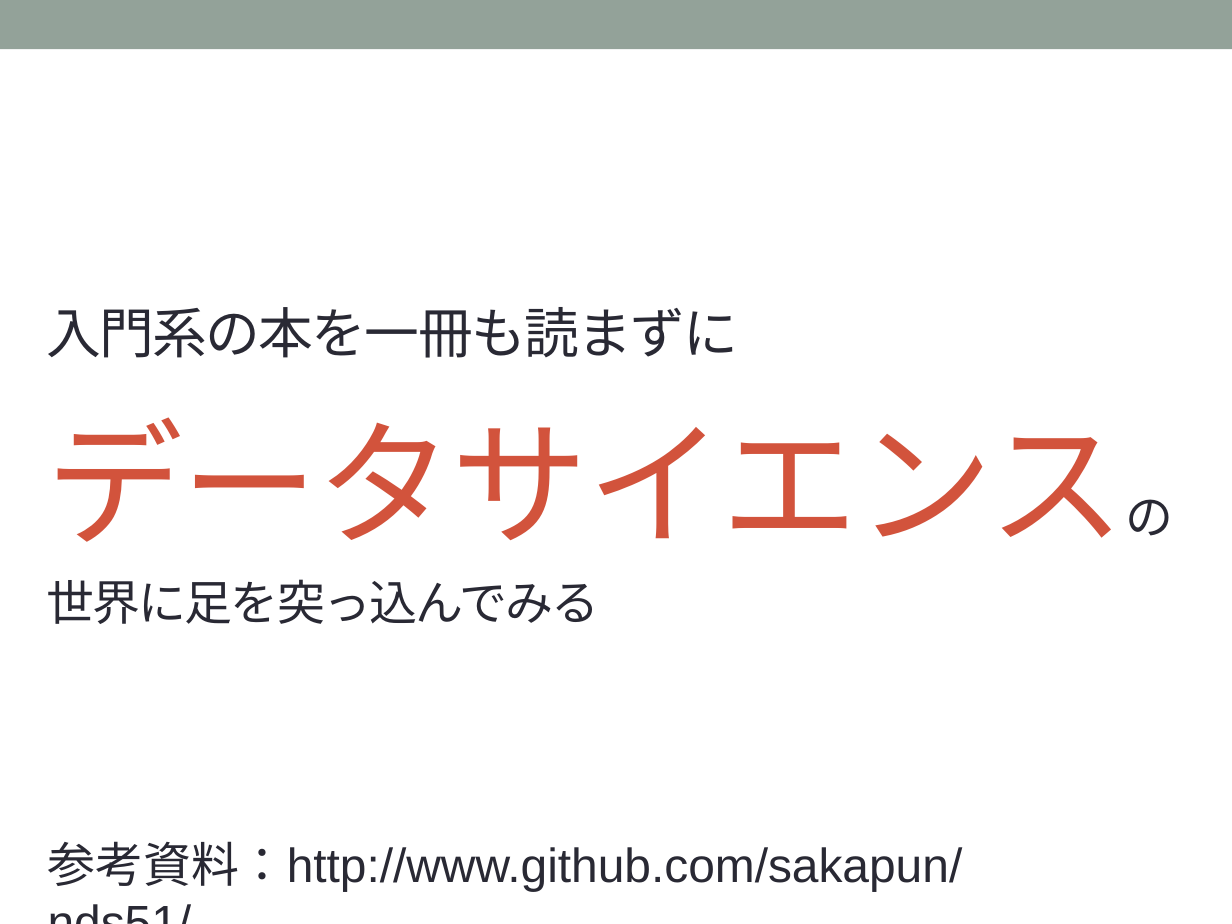
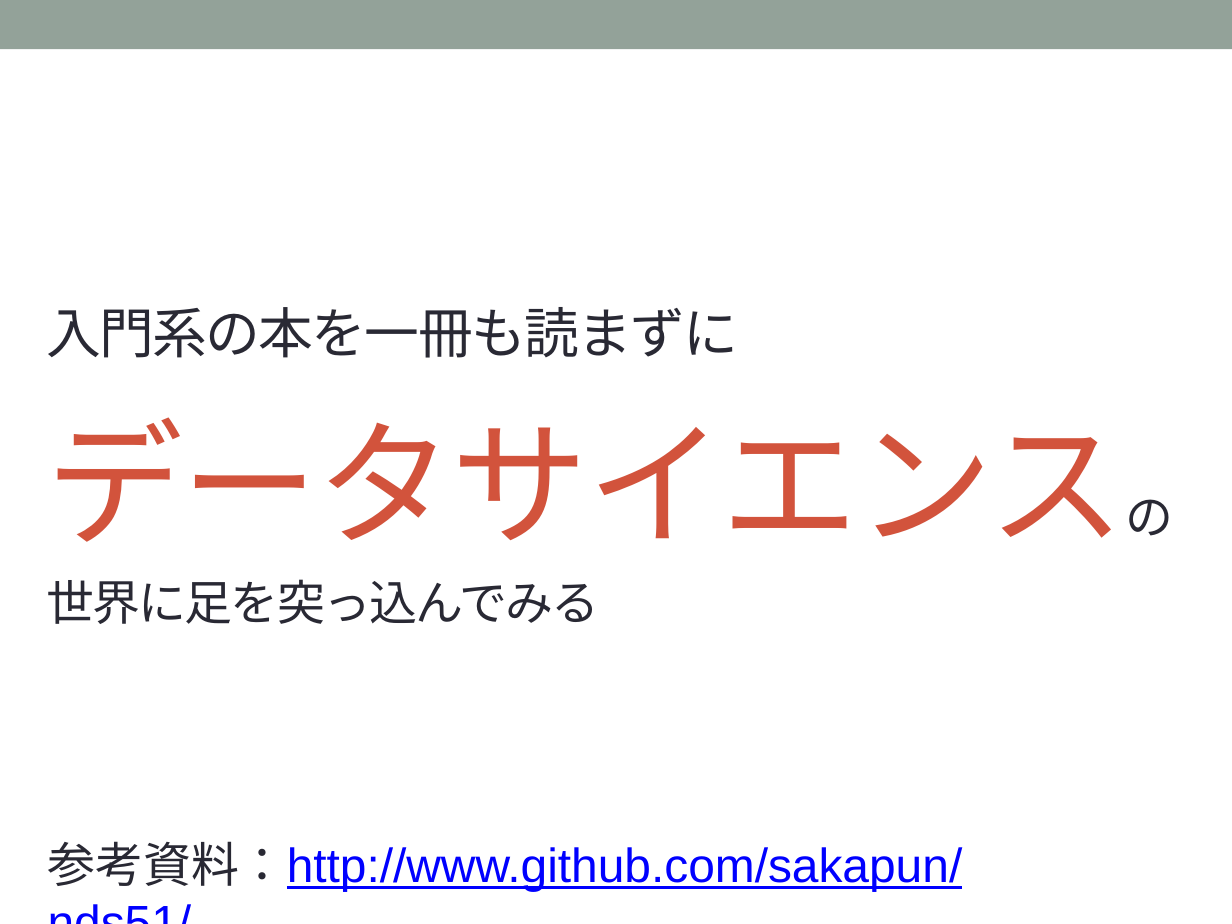
Before and after one commit to sakapun/nds51, a slide deck: slide 1 of 入門系の本を一冊も読まず.pptx. Drawn at 1232x924 pixels with LibreOffice and Linux fonts; fonts in the diff are those of the drawing. Boxes give left, top, right and bottom in pixels: in the first picture for what was removed or moved away, otherwise in the second. Text is boxed around its words. In the diff, an @@ line names an element or a change of style, - is before the commit and + after.

```diff
--- a/入門系の本を一冊も読まず.pptx
+++ b/入門系の本を一冊も読まず.pptx
@@ text "参考資料：http://www.github.com/sakapun/nds51/" at [48,841,963,892]: text colour #292934 to #0000FF, underline on in "参考資料：http://www.github.com/sakapun/nds51/" @@
```
Also in this commit, not shown: 1 other file.
